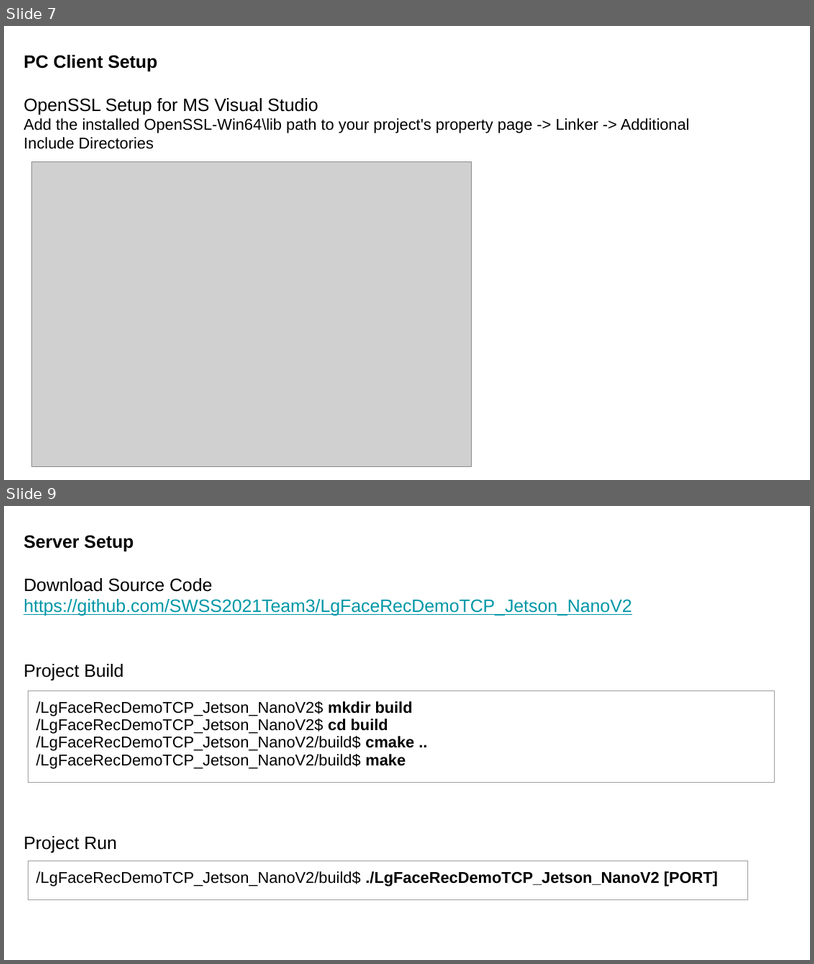
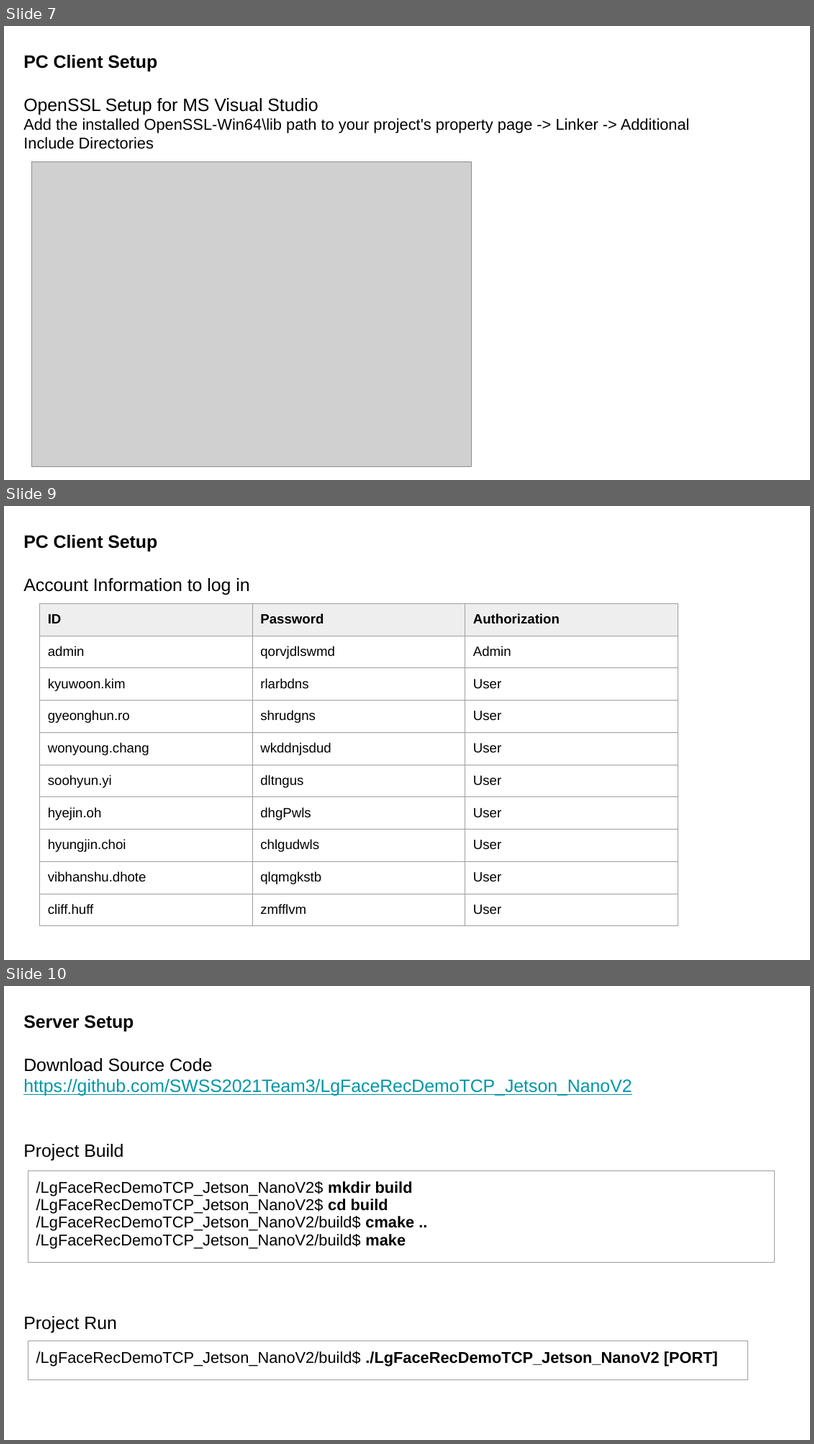
Before and after one commit to SWSS2021Team3/ProjectDocuments, a slide deck: AACS_Setup_Manual.pptx. Shown one above the other, each under a label of ours: slides 7 and 9 before the commit, slides 7, 9 and 10 after it; the slides between them are not shown. The pictures are 814x964 and 814x1444 pixels, drawn with LibreOffice and Linux fonts; fonts in the diff are those of the drawing; grey boxes stand for pictures. Boxes give left, top, right and bottom in pixels: in the first picture for what was removed or moved away, otherwise in the second. Text is boxed around its words. In the diff, an @@ line names an element or a change of style, - is before the commit and + after.

```diff
--- a/AACS_Setup_Manual.pptx
+++ b/AACS_Setup_Manual.pptx
@@ slide 9 added at [4,506,810,960], background #FFFFFF @@
@@ text added at [23,535,250,595], 16 pt, text #000000 @@
+PC Client Setup
+Account Information to log in
@@ table added at [39,604,678,917], 10 rows, 3 columns @@
+ID | Password | Authorization
+admin | qorvjdlswmd | Admin
+kyuwoon.kim | rlarbdns | User
+gyeonghun.ro | shrudgns | User
+wonyoung.chang | wkddnjsdud | User
+soohyun.yi | dltngus | User
+hyejin.oh | dhgPwls | User
+hyungjin.choi | chlgudwls | User
+vibhanshu.dhote | qlqmgkstb | User
+cliff.huff | zmfflvm | User
@@ what was slide 9 is now slide 10 @@
```
Also in this commit, not shown: 1 slide changed, 3 other slides added, 2 slides removed, 12 other files.
